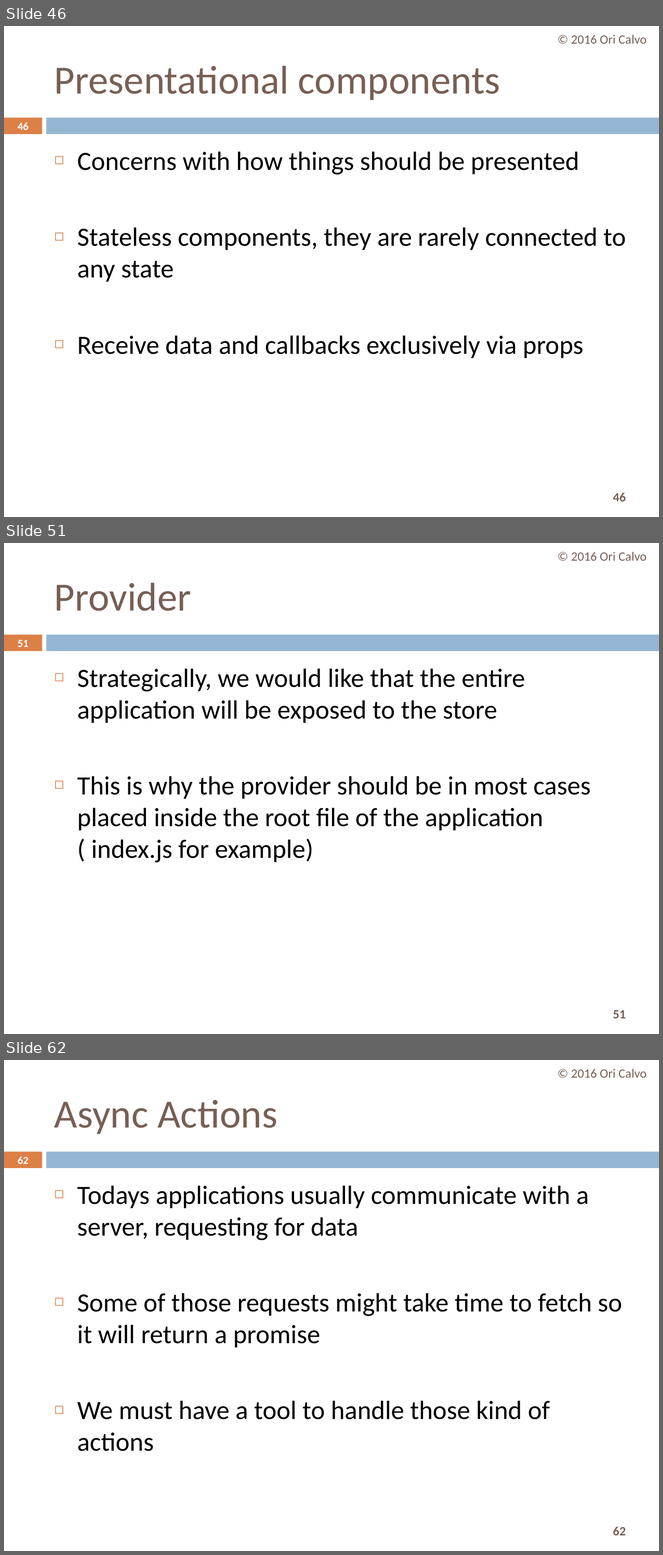
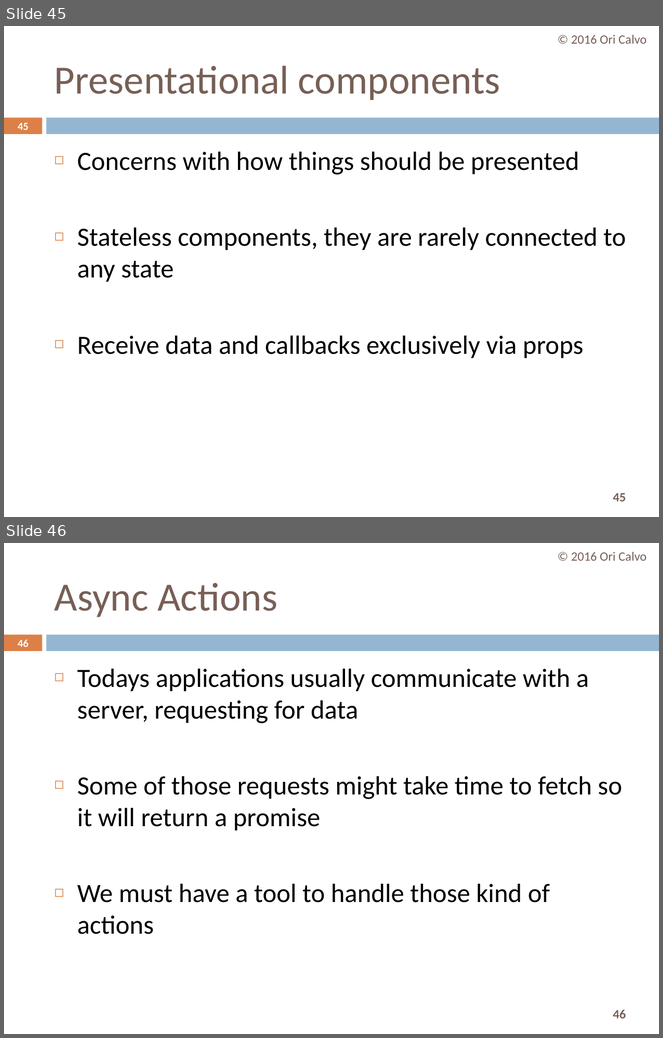
Before and after one commit to oricalvo/course-amdocs-angular, a slide deck: PPTs/09 Redux.pptx. Shown one above the other, each under a label of ours: slides 46, 51 and 62 before the commit, slides 45 and 46 after it; the slides between them are not shown. The pictures are 663x1555 and 663x1038 pixels, drawn with LibreOffice and Linux fonts; fonts in the diff are those of the drawing. Boxes give left, top, right and bottom in pixels: in the first picture for what was removed or moved away, otherwise in the second. Text is boxed around its words. In the diff, an @@ line names an element or a change of style, - is before the commit and + after.

```diff
--- a/PPTs/09 Redux.pptx
+++ b/PPTs/09 Redux.pptx
@@ slide 51 removed at box(4, 543, 659, 1034), background #FFFFFF; not listed: 3 template elements that a slide beside it also shows @@
@@ text removed at box(571, 552, 647, 561) @@
-© 2016 Ori Calvo
@@ title removed at box(54, 583, 191, 611) @@
-Provider
@@ page number removed at box(18, 640, 28, 647) @@
-51
@@ text removed at box(77, 668, 591, 863) @@
-◻ Strategically, we would like that the entire application will be exposed to the store
-◻ This is why the provider should be in most cases placed inside the root file of the application ( index.js for example)
@@ what was slide 46 is now slide 45 @@
@@ page number at box(18, 123, 28, 130): text changed @@
-46
+45
@@ page number at box(613, 493, 626, 502): text changed @@
-46
+45
@@ what was slide 62 is now slide 46 @@
@@ page number at box(18, 640, 28, 647): text changed @@
-62
+46
@@ page number at box(613, 1010, 626, 1019): text changed @@
-62
+46
```
Also in this commit, not shown: 1 slide changed, 15 other slides removed.
